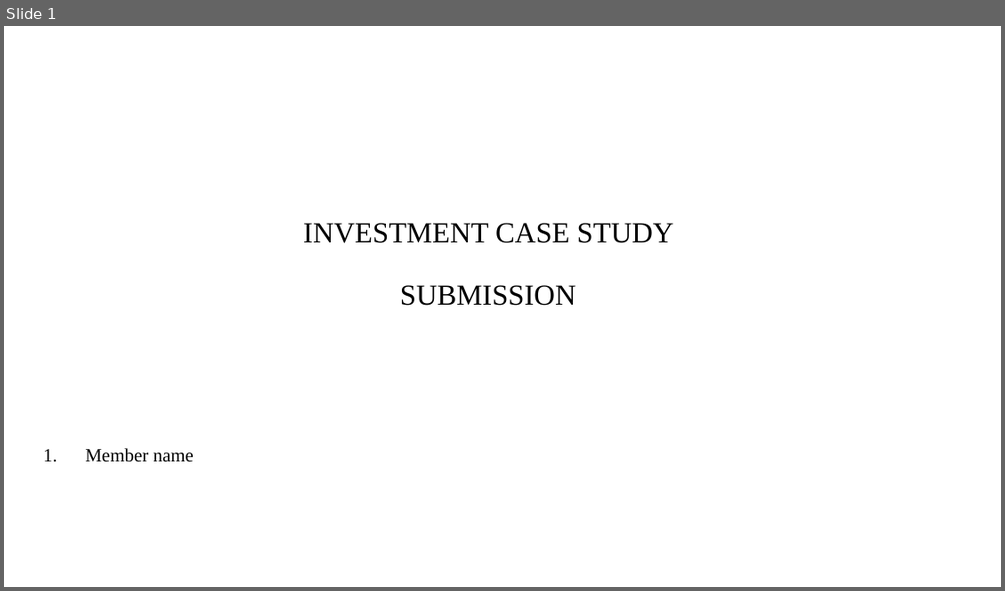
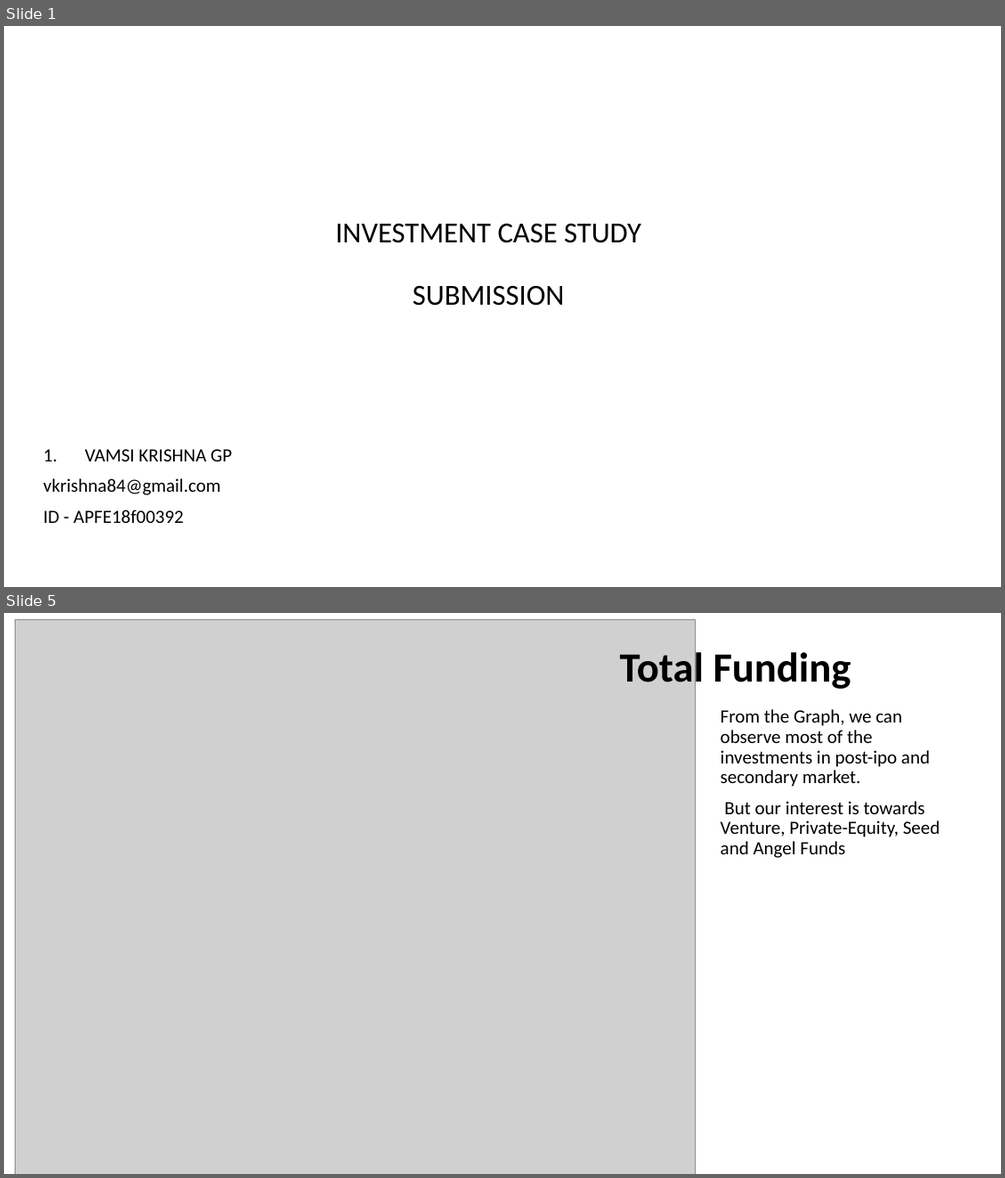
Before and after one commit to vamsigp/IIIT-B, a slide deck: 1. Statistics and Machine Learning/4. Investment Assignment/Spark+Funds+Final+Presentation.pptx. Shown one above the other, each under a label of ours: slide 1 before the commit, slides 1 and 5 after it; the slides between them are not shown. The pictures are 1005x591 and 1005x1178 pixels, drawn with LibreOffice and Linux fonts; fonts in the diff are those of the drawing; grey boxes stand for pictures; background and template pictures are left out. Boxes give left, top, right and bottom in pixels: in the first picture for what was removed or moved away, otherwise in the second. Text is boxed around its words. In the diff, an @@ line names an element or a change of style, - is before the commit and + after.

Commit message:
Investment assignment submission
Investment assignment submission

```diff
--- a/1. Statistics and Machine Learning/4. Investment Assignment/Spark+Funds+Final+Presentation.pptx
+++ b/1. Statistics and Machine Learning/4. Investment Assignment/Spark+Funds+Final+Presentation.pptx
@@ slide 5 added at <box>4,613,1001,1174</box>, background #FFFFFF @@
@@ picture added at <box>15,620,695,1174</box> @@
@@ title added at <box>620,647,851,692</box>, 40 pt, text #000000, bold @@
+Total Funding
@@ text added at <box>720,709,940,858</box>, 18 pt, text #000000 @@
+From the Graph, we can observe most of the investments in post-ipo and secondary market.
+But our interest is towards Venture, Private-Equity, Seed and Angel Funds
@@ slide 1 changed as well @@
@@ title "INVESTMENT CASE STUDY SUBMISSION" at <box>335,223,641,305</box>: font Times New Roman to Calibri @@
@@ subtitle at <box>43,449,232,523</box>: text changed; font Times New Roman to Calibri @@
-1. Member name
+1. VAMSI KRISHNA GP
+vkrishna84@gmail.com
+ID - APFE18f00392
```
Also in this commit, not shown: 7 other slides added, 9 slides removed, 11 other files.
